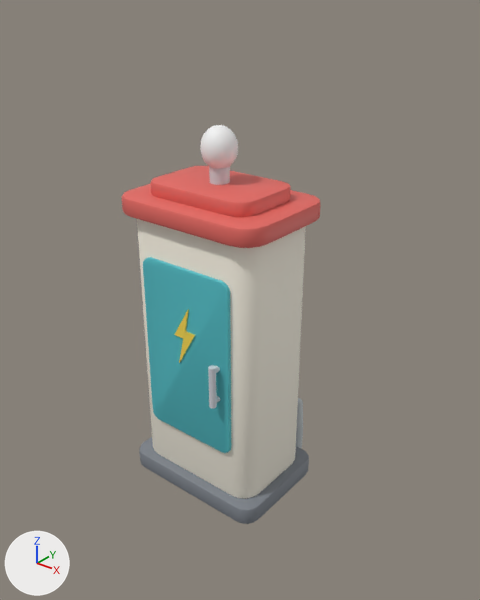
An edit to the Blender file BlenderWork/InteriorProps/stage_incident.blend, drawn before and after from the same camera.
Before and after are seen from a 50 mm camera at (1.17, -1.373, 1.5) aimed at (0.042, 0.038, 0.625). The axes (+X, +Y, +Z) are drawn at lower left. The lights are the same throughout. The older version comes first.

In view in the first picture: 'DecoLed', 'IncDecoBox'.
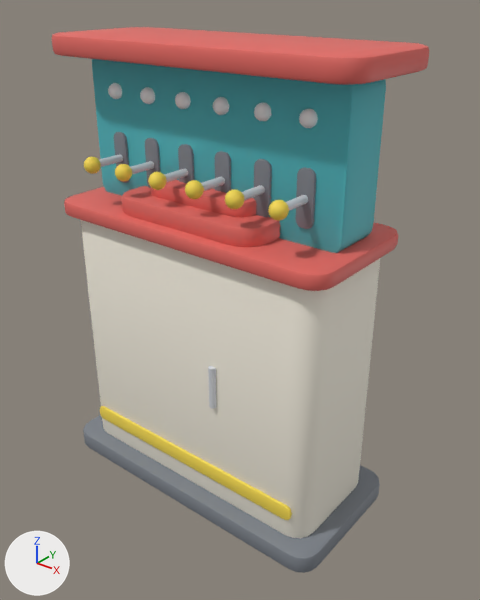
Where the change shows, as pixel boxes (x1, y1, x2, y2) in the pictures (480 x 600 px):
'IncRideConsole', added: after (52, 27, 429, 573)
'Switch5', added: after (268, 195, 308, 221)
'Switch4', added: after (225, 185, 265, 209)
'Switch3', added: after (185, 177, 225, 199)
'Switch2', added: after (148, 169, 188, 190)
'Switch1', added: after (115, 161, 154, 182)
'Switch0', added: after (84, 154, 123, 174)
'Led5', added: after (299, 109, 318, 128)
'Led4', added: after (254, 103, 271, 121)
'Led3', added: after (213, 97, 229, 115)
'Led2', added: after (175, 92, 191, 109)
'Led1', added: after (140, 87, 155, 104)
'Led0', added: after (108, 83, 122, 99)
'IncDecoBox', unchanged, covered by the edit: before (121, 166, 320, 524); after (121, 180, 280, 408)
'DecoLed', unchanged, covered by the edit: before (200, 125, 238, 168)

Diff of the bpy script that builds the scene:
```diff
--- a/BlenderWork/InteriorProps/stage_incident.blend.py
+++ b/BlenderWork/InteriorProps/stage_incident.blend.py
@@ ob_led5 @@
+ob_led5 = bpy.data.objects.new('Led5', me_led5)  # a UV sphere (16 segments, 8 rings, poles along z) spanning x -0.022..0.022, y -0.022..0.022, z -0.022..0.022; in mat_m_incled (white #f6f6f6)
+ob_led5.location = (0.325, -0.066, 1.21)
@@ ob_led4 @@
+ob_led4 = bpy.data.objects.new('Led4', me_led4)  # a UV sphere (16 segments, 8 rings, poles along z) spanning x -0.022..0.022, y -0.022..0.022, z -0.022..0.022; in mat_m_incled (white #f6f6f6)
+ob_led4.location = (0.195, -0.066, 1.21)
@@ ob_led3 @@
+ob_led3 = bpy.data.objects.new('Led3', me_led3)  # a UV sphere (16 segments, 8 rings, poles along z) spanning x -0.022..0.022, y -0.022..0.022, z -0.022..0.022; in mat_m_incled (white #f6f6f6)
+ob_led3.location = (0.065, -0.066, 1.21)
@@ ob_led2 @@
+ob_led2 = bpy.data.objects.new('Led2', me_led2)  # a UV sphere (16 segments, 8 rings, poles along z) spanning x -0.022..0.022, y -0.022..0.022, z -0.022..0.022; in mat_m_incled (white #f6f6f6)
+ob_led2.location = (-0.065, -0.066, 1.21)
@@ ob_led1 @@
+ob_led1 = bpy.data.objects.new('Led1', me_led1)  # a UV sphere (16 segments, 8 rings, poles along z) spanning x -0.022..0.022, y -0.022..0.022, z -0.022..0.022; in mat_m_incled (white #f6f6f6)
+ob_led1.location = (-0.195, -0.066, 1.21)
@@ ob_led0 @@
+ob_led0 = bpy.data.objects.new('Led0', me_led0)  # a UV sphere (16 segments, 8 rings, poles along z) spanning x -0.022..0.022, y -0.022..0.022, z -0.022..0.022; in mat_m_incled (white #f6f6f6)
+ob_led0.location = (-0.325, -0.066, 1.21)
@@ ob_switch5 @@
+ob_switch5 = bpy.data.objects.new('Switch5', me_switch5)  # a 12-sided cylinder along y spanning x -0.011..0.011, y -0.096..0.008, z -0.011..0.011, material slot 0; a UV sphere (16 segments, 8 rings, poles along z) spanning x -0.024..0.024, y -0.135..-0.087, z -0.024..0.024, material slot 1; in mat_m_incmetal (light grey #d4d7dd), mat_m_inchazard (yellow #f9dd50)
+ob_switch5.location = (0.325, -0.064, 1.02)
@@ ob_switch4 @@
+ob_switch4 = bpy.data.objects.new('Switch4', me_switch4)  # a 12-sided cylinder along y spanning x -0.011..0.011, y -0.096..0.008, z -0.011..0.011, material slot 0; a UV sphere (16 segments, 8 rings, poles along z) spanning x -0.024..0.024, y -0.135..-0.087, z -0.024..0.024, material slot 1; in mat_m_incmetal (light grey #d4d7dd), mat_m_inchazard (yellow #f9dd50)
+ob_switch4.location = (0.195, -0.064, 1.02)
@@ ob_switch3 @@
+ob_switch3 = bpy.data.objects.new('Switch3', me_switch3)  # a 12-sided cylinder along y spanning x -0.011..0.011, y -0.096..0.008, z -0.011..0.011, material slot 0; a UV sphere (16 segments, 8 rings, poles along z) spanning x -0.024..0.024, y -0.135..-0.087, z -0.024..0.024, material slot 1; in mat_m_incmetal (light grey #d4d7dd), mat_m_inchazard (yellow #f9dd50)
+ob_switch3.location = (0.065, -0.064, 1.02)
@@ ob_switch2 @@
+ob_switch2 = bpy.data.objects.new('Switch2', me_switch2)  # a 12-sided cylinder along y spanning x -0.011..0.011, y -0.096..0.008, z -0.011..0.011, material slot 0; a UV sphere (16 segments, 8 rings, poles along z) spanning x -0.024..0.024, y -0.135..-0.087, z -0.024..0.024, material slot 1; in mat_m_incmetal (light grey #d4d7dd), mat_m_inchazard (yellow #f9dd50)
+ob_switch2.location = (-0.065, -0.064, 1.02)
@@ ob_switch1 @@
+ob_switch1 = bpy.data.objects.new('Switch1', me_switch1)  # a 12-sided cylinder along y spanning x -0.011..0.011, y -0.096..0.008, z -0.011..0.011, material slot 0; a UV sphere (16 segments, 8 rings, poles along z) spanning x -0.024..0.024, y -0.135..-0.087, z -0.024..0.024, material slot 1; in mat_m_incmetal (light grey #d4d7dd), mat_m_inchazard (yellow #f9dd50)
+ob_switch1.location = (-0.195, -0.064, 1.02)
@@ ob_switch0 @@
+ob_switch0 = bpy.data.objects.new('Switch0', me_switch0)  # a 12-sided cylinder along y spanning x -0.011..0.011, y -0.096..0.008, z -0.011..0.011, material slot 0; a UV sphere (16 segments, 8 rings, poles along z) spanning x -0.024..0.024, y -0.135..-0.087, z -0.024..0.024, material slot 1; in mat_m_incmetal (light grey #d4d7dd), mat_m_inchazard (yellow #f9dd50)
+ob_switch0.location = (-0.325, -0.064, 1.02)
@@ ob_incrideconsole @@
+ob_incrideconsole = bpy.data.objects.new('IncRideConsole', me_incrideconsole)  # 1440 vertices, 2832 faces; spans x -0.5..0.5, y -0.23..0.23, z 0.0..1.36; in mat_m_inchousing (grey #7c8189), mat_m_inccream (white #f7f1e2), mat_m_incred (red #e56961), mat_m_inchazard (yellow #f9dd50), mat_m_incteal (cyan #50bcc4)
+ob_incrideconsole.location = (0.0, 0.0, 0.0)
```
